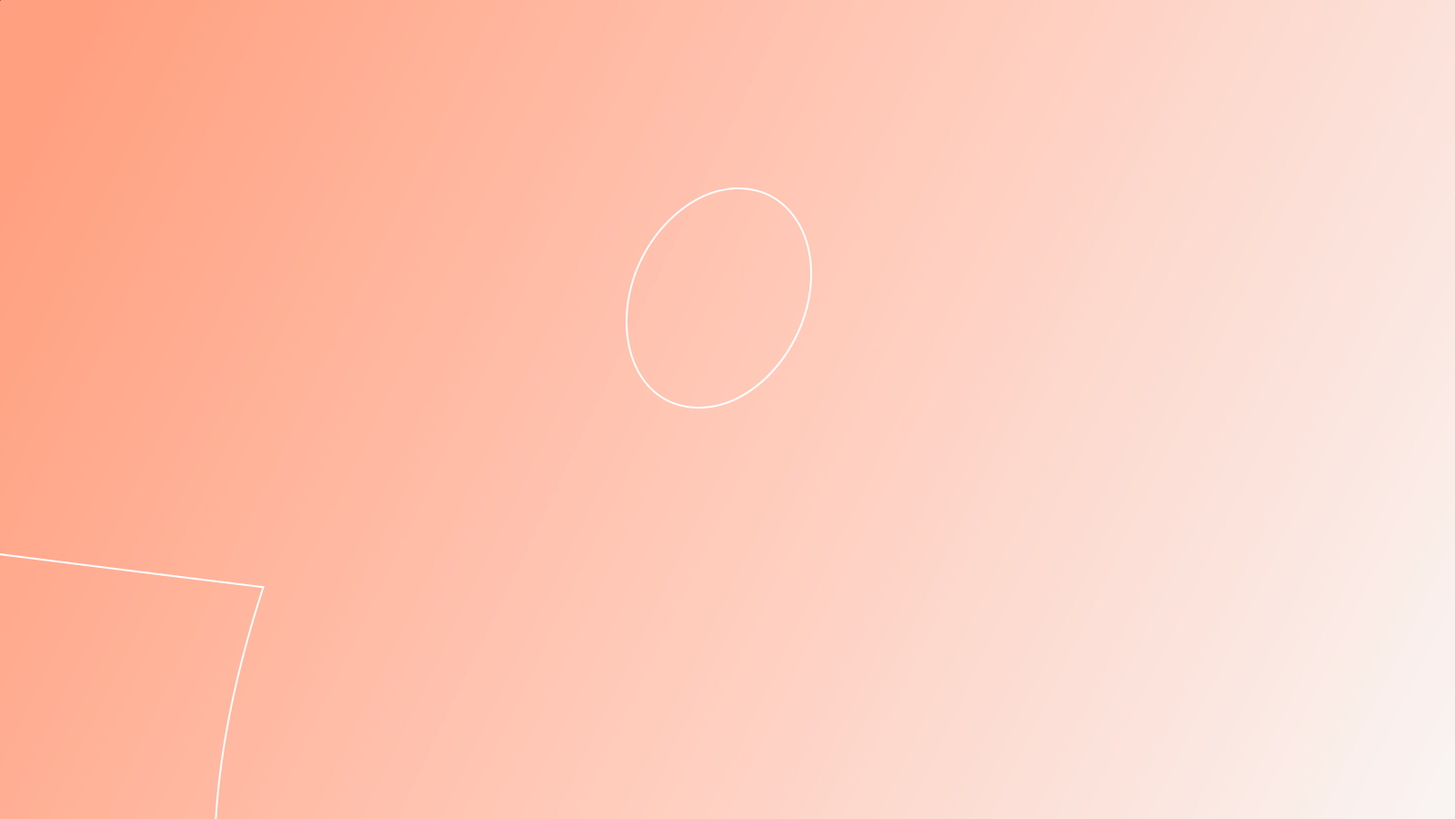
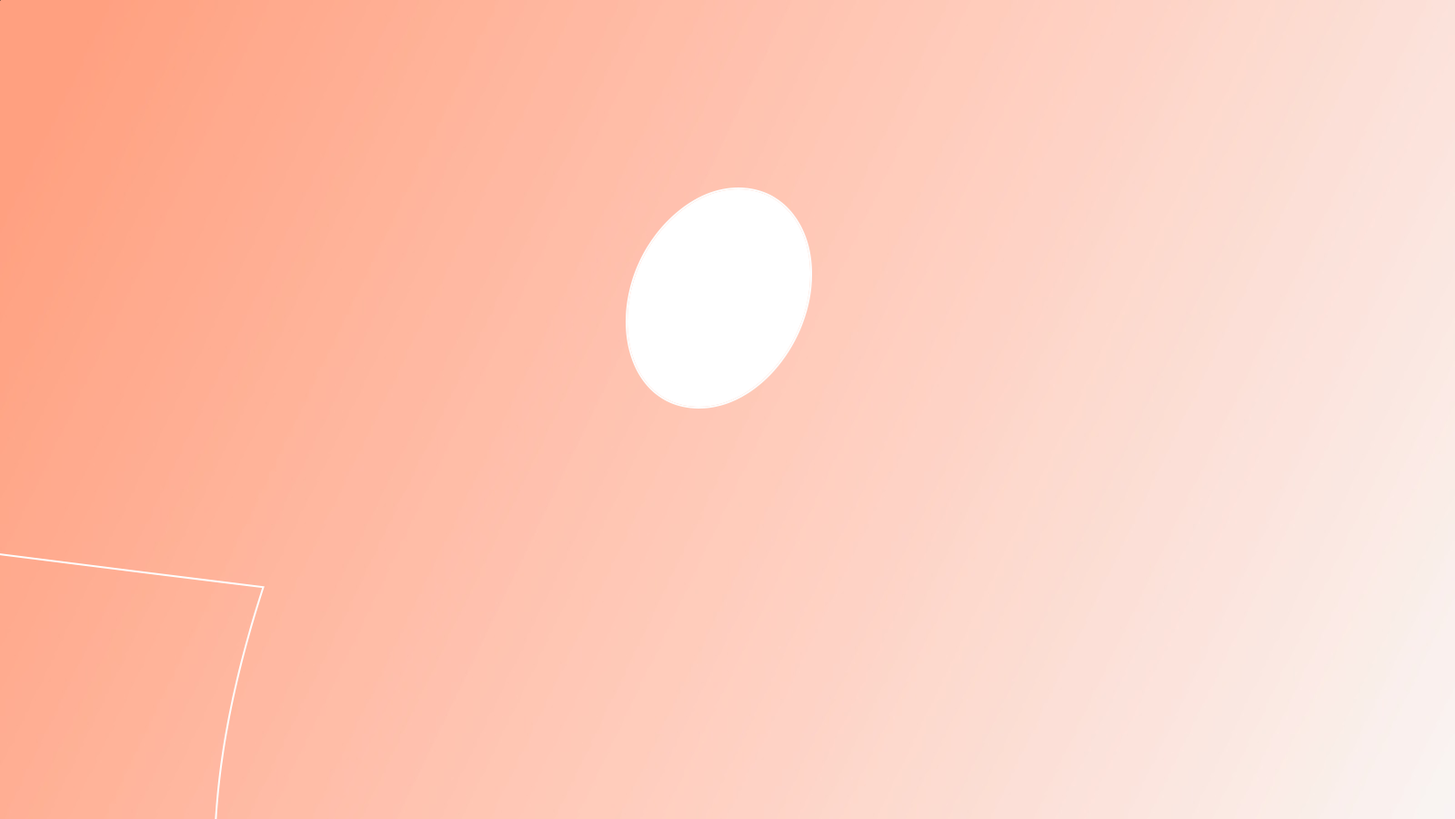
Layers edited between the first and the second 1455x819 image:
painted on "Elipse 1" over [627, 189, 811, 407]
